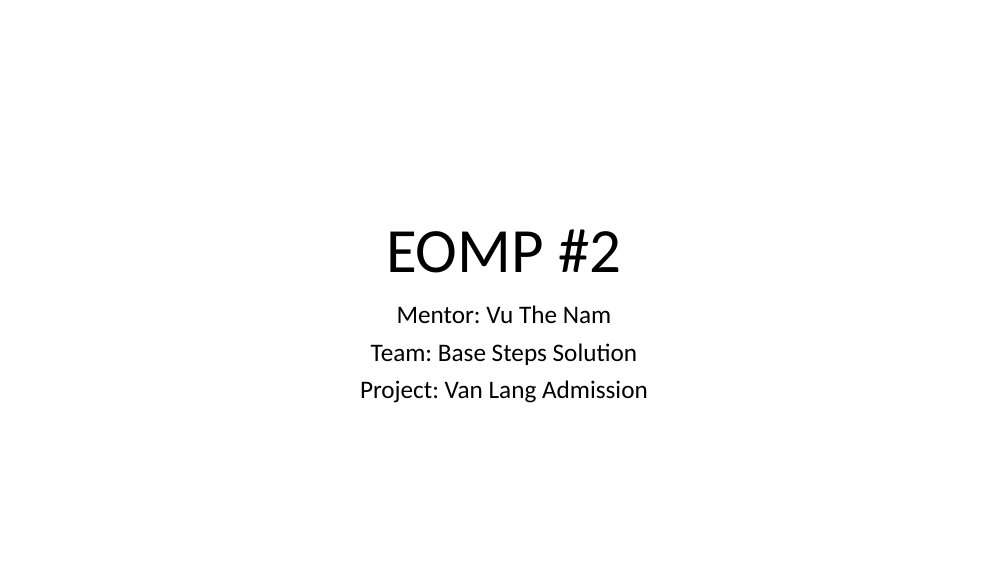
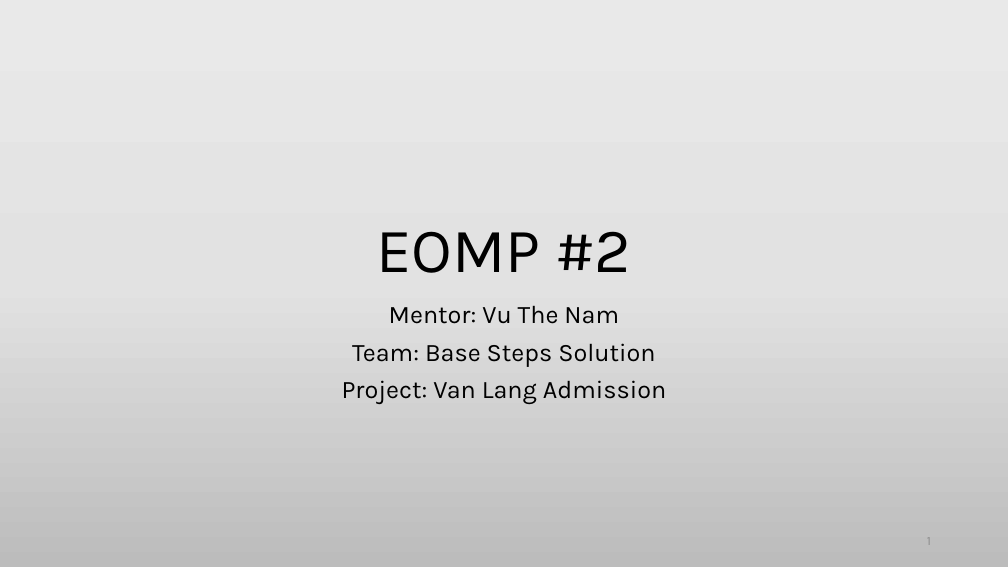
Before and after one commit to Haitrancntt/CapstonProject, a slide deck: slide 1 of 1.DELIVERABLE/1.11 EOMP#/EOMP#2/EOMP2.pptx. Drawn at 1008x567 pixels with LibreOffice and Linux fonts; fonts in the diff are those of the drawing. Boxes give left, top, right and bottom in pixels: in the first picture for what was removed or moved away, otherwise in the second. Text is boxed around its words. In the diff, an @@ line names an element or a change of style, - is before the commit and + after.

Commit message:
Update eomp

```diff
--- a/1.DELIVERABLE/1.11 EOMP#/EOMP#2/EOMP2.pptx
+++ b/1.DELIVERABLE/1.11 EOMP#/EOMP#2/EOMP2.pptx
@@ background #FFFFFF to gradient #EBEAEA to #E4E3E3 to #BDBCBC @@
@@ title "EOMP #2" at <box>376,231,632,273</box>: font Calibri to Karla @@
@@ subtitle "Mentor: Vu The Nam" at <box>342,306,666,404</box>: font Calibri to Karla @@
@@ page number added at <box>927,533,931,549</box>, 12 pt, text #8C8C8C @@
+1
```
Also in this commit, not shown: 4 other slides changed, 20 slides added, 6 slides removed, 3 other files.
